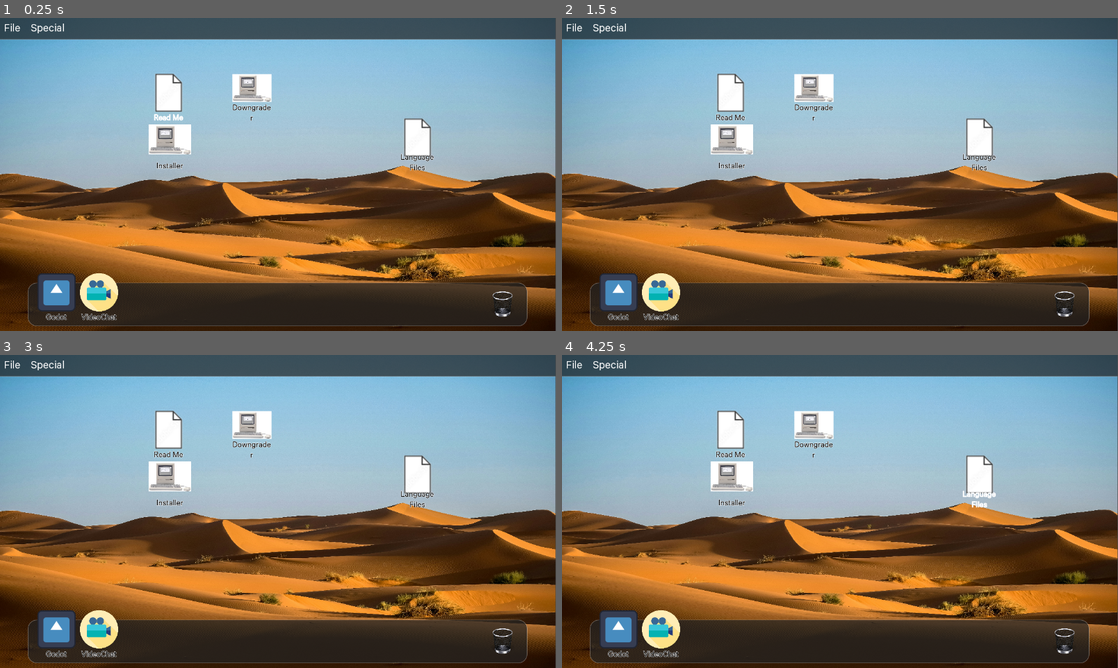
Above: before the commit, frames 1-4 (two rows, left to right).
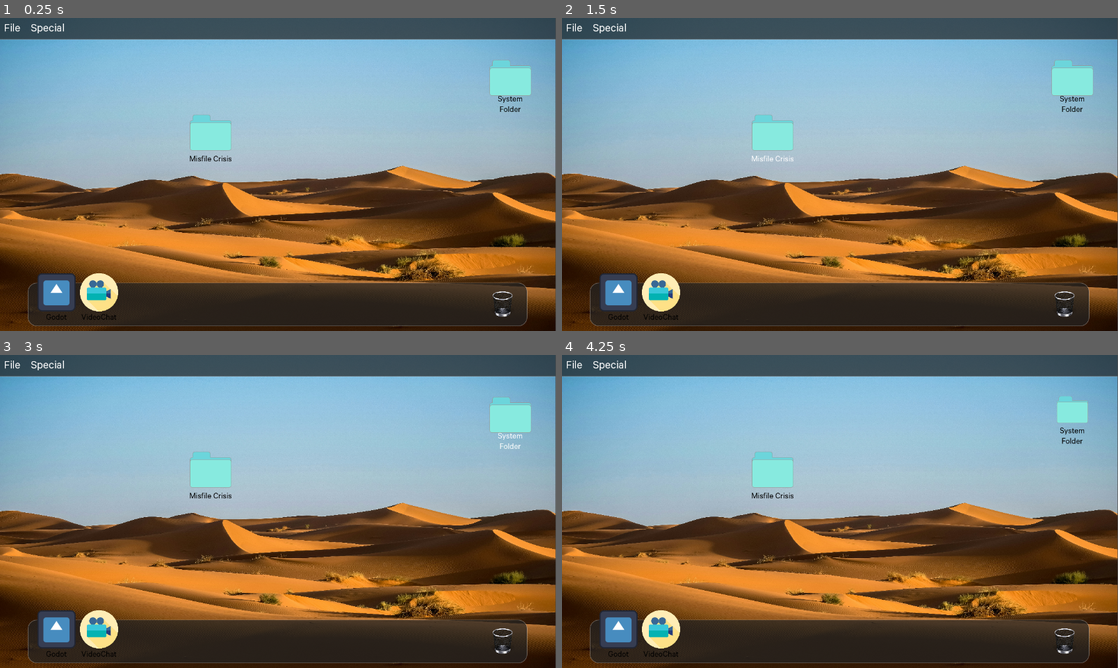
Above: after the commit, the same moments.

Repository: ee0pdt/gwj-78-erase
Game: Godot game, scene res://level/os3.tscn
Two runs of this game, one before a commit and one after it. Both use one fixed random seed, a clock stepped at 60 frames per second and the inputs below. The engine's default icon, where the game draws it, is replaced by a stand-in: a white triangle on a blue panel in a dark square.
Inputs (mouse positions are in pixels of both pictures, inside the frame that each line leads up to):
- Up to frame 1 (0.25 s): no input
- Up to frame 2 (1.5 s): click (734, 149) at 0.5 s, where only the run before the commit has a clickable "Installer"; click (773, 136) at 1.25 s, where only the run after the commit has a clickable "Misfile Crisis"
- Up to frame 3 (3 s): click (166, 436) at 2 s, where only the run before the commit has a clickable "Read Me"; click (511, 420) at 2.75 s, where only the run after the commit has a clickable "System Folder"
- Up to frame 4 (4.25 s): click (979, 480) at 3.5 s, where only the run before the commit has a clickable "Language Files"

The runs differ from the first frame. In frame 1, 4.6% of the frame differs, in the area x 8-96%, y 13-97%; in frame 2, 4.6%; in frame 3, 4.6%; in frame 4, 4.3%.

Commit message:
Better icons

Diff:
--- a/file_system_items/document/document.tscn
+++ b/file_system_items/document/document.tscn
@@ -1,18 +1,18 @@
 [gd_scene load_steps=4 format=3 uid="uid://d4c8dtd2jia1d"]
 
-[ext_resource type="Texture2D" uid="uid://c8l3nhsy06asv" path="res://assets/images/document.png" id="1_rogos"]
+[ext_resource type="Texture2D" uid="uid://g0x3khgmt5a" path="res://assets/images/Document@1x.png" id="1_43sdi"]
 [ext_resource type="Script" uid="uid://bykqjgpcn73br" path="res://file_system_items/document/document.gd" id="2_u5wlp"]
 [ext_resource type="PackedScene" uid="uid://7aid857rtjr5" path="res://file_system_items/file_system_item/file_system_item_state_machine.tscn" id="3_43sdi"]
 
 [node name="Document" type="Button"]
-offset_right = 89.0
-offset_bottom = 80.0
+offset_right = 128.0
+offset_bottom = 128.0
 text = "Document"
-icon = ExtResource("1_rogos")
+icon = ExtResource("1_43sdi")
 flat = true
 autowrap_mode = 3
 icon_alignment = 1
-vertical_icon_alignment = 2
+vertical_icon_alignment = 0
 expand_icon = true
 script = ExtResource("2_u5wlp")
 file_size = 7.5
--- a/file_system_items/folder/folder.tscn
+++ b/file_system_items/folder/folder.tscn
@@ -1,18 +1,18 @@
 [gd_scene load_steps=4 format=3 uid="uid://byxkbllcqjjr3"]
 
-[ext_resource type="Texture2D" uid="uid://bm4gjghrn4dle" path="res://assets/images/folder.png" id="1_1lged"]
+[ext_resource type="Texture2D" uid="uid://dif7ebeblbom3" path="res://assets/images/Folder@1x.png" id="1_1lged"]
 [ext_resource type="Script" uid="uid://ljkq2bkxrxdy" path="res://file_system_items/folder/folder.gd" id="2_1lged"]
 [ext_resource type="PackedScene" uid="uid://7aid857rtjr5" path="res://file_system_items/file_system_item/file_system_item_state_machine.tscn" id="3_04nrn"]
 
 [node name="Folder" type="Button"]
-offset_right = 89.0
-offset_bottom = 80.0
+offset_right = 128.0
+offset_bottom = 128.0
 text = "Folder"
 icon = ExtResource("1_1lged")
 flat = true
 autowrap_mode = 3
 icon_alignment = 1
-vertical_icon_alignment = 2
+vertical_icon_alignment = 0
 expand_icon = true
 script = ExtResource("2_1lged")
 
--- a/level/os1.tscn
+++ b/level/os1.tscn
@@ -9,10 +9,13 @@
 [ext_resource type="PackedScene" uid="uid://dmf3a1es3sgi4" path="res://file_system_items/application/application.tscn" id="5_euys8"]
 [ext_resource type="PackedScene" uid="uid://dpf8vobr127ok" path="res://info_window/info_window.tscn" id="6_1b1c6"]
 [ext_resource type="PackedScene" uid="uid://wyj22wjeccw6" path="res://empty_trash_dialog/empty_trash_dialog.tscn" id="7_0vag3"]
+[ext_resource type="Texture2D" uid="uid://dtr4u0h4ytgqk" path="res://assets/images/DocumentOS1@0.25x.png" id="7_2cq1c"]
 [ext_resource type="PackedScene" uid="uid://byxkbllcqjjr3" path="res://file_system_items/folder/folder.tscn" id="8_euys8"]
 [ext_resource type="Script" uid="uid://30qghlfcc1sv" path="res://fsm/state_machine.gd" id="8_k2s33"]
+[ext_resource type="Texture2D" uid="uid://dwnqrplu0wwo8" path="res://assets/images/FolderOS1@0.25x.png" id="9_3bxrh"]
 [ext_resource type="Script" uid="uid://0mcjqa8ciue7" path="res://level/states/asleep.gd" id="9_8yfpd"]
 [ext_resource type="PackedScene" uid="uid://jr15xa6g2paw" path="res://menu_bar/menu_bar.tscn" id="9_jb3nm"]
+[ext_resource type="Texture2D" uid="uid://cv6u3jwv8aapl" path="res://assets/images/GodotOS1@0.25x.png" id="9_nl656"]
 [ext_resource type="AudioStream" uid="uid://pvya3ndgshk5" path="res://assets/audio/music/music_lofi_loop.ogg" id="14_1b1c6"]
 [ext_resource type="AudioStream" uid="uid://dy6lng8qxlkt7" path="res://assets/audio/sfx/sfx_emptyTrash_lofi.wav" id="14_ksk6k"]
 [ext_resource type="AudioStream" uid="uid://caesi6x3j5l2" path="res://assets/audio/sfx/sfx_throwaway_lofi.wav" id="15_3bxrh"]
@@ -81,6 +84,7 @@
 offset_bottom = 706.0
 grow_horizontal = 0
 grow_vertical = 2
+hover_icon_file = "uid://feithyqiyd3"
 screen = NodePath("")
 
 [node name="Document" parent="Desktop" instance=ExtResource("4_7hnyc")]
@@ -89,6 +93,7 @@
 offset_top = 169.0
 offset_right = 822.0
 offset_bottom = 297.0
+icon = ExtResource("7_2cq1c")
 infected = true
 
 [node name="Application" parent="Desktop" instance=ExtResource("5_euys8")]
@@ -97,13 +102,17 @@
 offset_top = 121.0
 offset_right = 1113.0
 offset_bottom = 249.0
+icon = ExtResource("9_nl656")
+vertical_icon_alignment = 0
 
 [node name="Folder" parent="Desktop" instance=ExtResource("8_euys8")]
 layout_mode = 0
-offset_left = 371.0
-offset_top = 415.0
-offset_right = 491.0
-offset_bottom = 535.0
+offset_left = 335.0
+offset_top = 180.0
+offset_right = 463.0
+offset_bottom = 300.0
+text = "Misfire Crisis"
+icon = ExtResource("9_3bxrh")
 
 [node name="Document" parent="Desktop/Folder/Window/PanelContainer" index="0" instance=ExtResource("4_7hnyc")]
 layout_mode = 0
--- a/level/os3.tscn
+++ b/level/os3.tscn
@@ -16,7 +16,10 @@
 [ext_resource type="Script" uid="uid://0mcjqa8ciue7" path="res://level/states/asleep.gd" id="9_6jmfi"]
 [ext_resource type="Texture2D" uid="uid://cjast7ach5qcn" path="res://assets/images/video-camera-technology.svg" id="9_ab8w2"]
 [ext_resource type="PackedScene" uid="uid://dthypb60ncs4k" path="res://file_system_items/downgrader/downgrader.tscn" id="12_6jmfi"]
+[ext_resource type="Texture2D" uid="uid://bpa87pe2vyeov" path="res://assets/images/Downgrader@1x.png" id="13_vf410"]
+[ext_resource type="PackedScene" uid="uid://byxkbllcqjjr3" path="res://file_system_items/folder/folder.tscn" id="14_07nky"]
 [ext_resource type="PackedScene" uid="uid://cwrx8tafveswp" path="res://install_window/install_window.tscn" id="14_a4knm"]
+[ext_resource type="Texture2D" uid="uid://bfqj78u42ab5s" path="res://assets/images/Installer@1x.png" id="15_n4dsa"]
 [ext_resource type="AudioStream" uid="uid://dbwjphmrgajy7" path="res://assets/audio/sfx/sfx_emptyTrash_hifi.wav" id="17_xvixd"]
 [ext_resource type="AudioStream" uid="uid://duw4vj2ewo514" path="res://assets/audio/sfx/sfx_throwaway_hifi.wav" id="18_kquc8"]
 [ext_resource type="AudioStream" uid="uid://bpk1ogos1hdri" path="res://assets/audio/music/music_hifi_loop.ogg" id="18_n8232"]
@@ -77,15 +80,6 @@
 theme_override_styles/panel = SubResource("StyleBoxTexture_aen5n")
 script = ExtResource("3_abgi6")
 
-[node name="Installer" parent="Desktop" instance=ExtResource("5_t67gl")]
-layout_mode = 0
-offset_left = 328.0
-offset_top = 241.0
-offset_right = 456.0
-offset_bottom = 369.0
-text = "Installer"
-file_size = 1.5
-
 [node name="MenuBackground" type="Panel" parent="Desktop"]
 custom_minimum_size = Vector2(0, 50)
 layout_mode = 2
@@ -136,39 +130,207 @@
 icon = ExtResource("9_ab8w2")
 file_size = 2.5
 
-[node name="ReadMe" parent="Desktop" instance=ExtResource("4_fjy5s")]
-layout_mode = 0
-offset_left = 325.0
-offset_top = 124.0
-offset_right = 453.0
-offset_bottom = 244.0
-text = "Read Me"
-file_size = 0.01
-
-[node name="LanguageFiles" parent="Desktop" instance=ExtResource("4_fjy5s")]
-layout_mode = 0
-offset_left = 898.0
-offset_top = 227.0
-offset_right = 1026.0
-offset_bottom = 347.0
-text = "Language Files"
-file_size = 0.01
-
 [node name="MenuBar" parent="Desktop" instance=ExtResource("6_aen5n")]
 unique_name_in_owner = true
 layout_mode = 0
 offset_right = 160.0
 offset_bottom = 42.0
 
-[node name="Installer2" parent="Desktop" instance=ExtResource("12_6jmfi")]
-layout_mode = 0
-offset_left = 521.0
-offset_top = 125.0
-offset_right = 641.0
-offset_bottom = 245.0
+[node name="MisfileCrisisFolder" parent="Desktop" instance=ExtResource("14_07nky")]
+layout_mode = 0
+offset_left = 422.0
+offset_top = 211.0
+offset_right = 550.0
+offset_bottom = 339.0
+text = "Misfile Crisis"
+
+[node name="ReadMe" parent="Desktop/MisfileCrisisFolder/Window/PanelContainer" index="0" instance=ExtResource("4_fjy5s")]
+layout_mode = 0
+offset_left = 159.0
+offset_top = 9.0
+offset_right = 287.0
+offset_bottom = 129.0
+text = "Read Me"
+file_contents = "[center]Instructions[/center]
+
+Before you can install Misfile Crisis you need to downgrade your OS.
+
+Run the Downgrader and follow the instructions.
+
+Then run the Installer."
+file_size = 0.01
+
+[node name="DownGrader" parent="Desktop/MisfileCrisisFolder/Window/PanelContainer" index="1" instance=ExtResource("12_6jmfi")]
+layout_mode = 0
+offset_left = 6.0
+offset_top = 140.0
+offset_right = 126.0
+offset_bottom = 260.0
 text = "Downgrader"
+icon = ExtResource("13_vf410")
+autowrap_mode = 3
 file_size = 1.2
 system_file = true
+
+[node name="Installer" parent="Desktop/MisfileCrisisFolder/Window/PanelContainer" index="2" instance=ExtResource("5_t67gl")]
+layout_mode = 0
+offset_right = 128.0
+offset_bottom = 128.0
+text = "Install Misfile Crisis"
+icon = ExtResource("15_n4dsa")
+autowrap_mode = 2
+file_size = 1.5
+
+[node name="SystemFolder" parent="Desktop" instance=ExtResource("14_07nky")]
+layout_mode = 0
+offset_left = 1112.0
+offset_top = 85.0
+offset_right = 1240.0
+offset_bottom = 213.0
+text = "System Folder"
+system_file = true
+
+[node name="LanguageFiles" parent="Desktop/SystemFolder/Window/PanelContainer" index="0" instance=ExtResource("4_fjy5s")]
+layout_mode = 0
+offset_bottom = 120.0
+text = "Language Files"
+file_contents = "Afrikaans	af
+Albanian	sq
+Arabic (Algeria)	ar-dz
+Arabic (Bahrain)	ar-bh
+Arabic (Egypt)	ar-eg
+Arabic (Iraq)	ar-iq
+Arabic (Jordan)	ar-jo
+Arabic (Kuwait)	ar-kw
+Arabic (Lebanon)	ar-lb
+Arabic (Libya)	ar-ly
+Arabic (Morocco)	ar-ma
+Arabic (Oman)	ar-om
+Arabic (Qatar)	ar-qa
+Arabic (Saudi Arabia)	ar-sa
+Arabic (Syria)	ar-sy
+Arabic (Tunisia)	ar-tn
+Arabic (U.A.E.)	ar-ae
+Arabic (Yemen)	ar-ye
+Basque	eu
+Belarusian	be
+Bulgarian	bg
+Catalan	ca
+Chinese (Hong Kong)	zh-hk
+Chinese (PRC)	zh-cn
+Chinese (Singapore)	zh-sg
+Chinese (Taiwan)	zh-tw
+Croatian	hr
+Czech	cs
+Danish	da
+Dutch (Belgium)	nl-be
+Dutch (Standard)	nl
+English	en
+English (Australia)	en-au
+English (Belize)	en-bz
+English (Canada)	en-ca
+English (Ireland)	en-ie
+English (Jamaica)	en-jm
+English (New Zealand)	en-nz
+English (South Africa)	en-za
+English (Trinidad)	en-tt
+English (United Kingdom)	en-gb
+English (United States)	en-us
+Estonian	et
+Faeroese	fo
+Farsi	fa
+Finnish	fi
+French (Belgium)	fr-be
+French (Canada)	fr-ca
+French (Luxembourg)	fr-lu
+French (Standard)	fr
+French (Switzerland)	fr-ch
+Gaelic (Scotland)	gd
+German (Austria)	de-at
+German (Liechtenstein)	de-li
+German (Luxembourg)	de-lu
+German (Standard)	de
+German (Switzerland)	de-ch
+Greek	el
+Hebrew	he
+Hindi	hi
+Hungarian	hu
+Icelandic	is
+Indonesian	id
+Irish	ga
+Italian (Standard)	it
+Italian (Switzerland)	it-ch
+Japanese	ja
+Korean	ko
+Korean (Johab)	ko
+Kurdish	ku
+Latvian	lv
+Lithuanian	lt
+Macedonian (FYROM)	mk
+Malayalam	ml
+Malaysian	ms
+Maltese	mt
+Norwegian	no
+Norwegian (Bokmål)	nb
+Norwegian (Nynorsk)	nn
+Polish	pl
+Portuguese (Brazil)	pt-br
+Portuguese (Portugal)	pt
+Punjabi	pa
+Rhaeto-Romanic	rm
+Romanian	ro
+Romanian (Republic of Moldova)	ro-md
+Russian	ru
+Russian (Republic of Moldova)	ru-md
+Serbian	sr
+Slovak	sk
+Slovenian	sl
+Sorbian	sb
+Spanish (Argentina)	es-ar
+Spanish (Bolivia)	es-bo
+Spanish (Chile)	es-cl
+Spanish (Colombia)	es-co
+Spanish (Costa Rica)	es-cr
+Spanish (Dominican Republic)	es-do
+Spanish (Ecuador)	es-ec
+Spanish (El Salvador)	es-sv
+Spanish (Guatemala)	es-gt
+Spanish (Honduras)	es-hn
+Spanish (Mexico)	es-mx
+Spanish (Nicaragua)	es-ni
+Spanish (Panama)	es-pa
+Spanish (Paraguay)	es-py
+Spanish (Peru)	es-pe
+Spanish (Puerto Rico)	es-pr
+Spanish (Spain)	es
+Spanish (Uruguay)	es-uy
+Spanish (Venezuela)	es-ve
+Swedish	sv
+Swedish (Finland)	sv-fi
+Thai	th
+Tsonga	ts
+Tswana	tn
+Turkish	tr
+Ukrainian	uk
+Urdu	ur
+Venda	ve
+Vietnamese	vi
+Welsh	cy
+Xhosa	xh
+Yiddish	ji
+Zulu	zu"
+file_size = 0.01
+
+[node name="PrinterDrivers" parent="Desktop/SystemFolder/Window/PanelContainer" index="1" instance=ExtResource("4_fjy5s")]
+layout_mode = 0
+offset_left = 117.0
+offset_top = 2.0
+offset_right = 245.0
+offset_bottom = 122.0
+text = "Printer Drivers"
+file_contents = "Printer Drivers
+"
+file_size = 1.2
 
 [node name="InfoWindow" parent="." instance=ExtResource("6_a4knm")]
 unique_name_in_owner = true
@@ -222,4 +384,6 @@
 [connection signal="confirmed" from="EmptyTrashDialog" to="." method="_confirm_empty_trash"]
 [connection signal="close_requested" from="InstallWindow" to="." method="_handle_close_installer"]
 
+[editable path="Desktop/MisfileCrisisFolder"]
+[editable path="Desktop/SystemFolder"]
 [editable path="EmptyTrashDialog"]
--- a/themes/os3.tres
+++ b/themes/os3.tres
@@ -158,7 +158,6 @@
 Button/colors/font_hover_pressed_color = Color(1, 1, 1, 1)
 Button/colors/font_outline_color = Color(1, 1, 1, 1)
 Button/colors/font_pressed_color = Color(0, 0, 0, 1)
-Button/constants/outline_size = 3
 Button/font_sizes/font_size = 20
 Button/styles/disabled = null
 Button/styles/focus = SubResource("StyleBoxEmpty_24pj0")
Binary file added: assets/images/Document@1x.png
Not shown, added: assets/images/Document@1x.png.import
Binary file added: assets/images/DocumentOS1@0.25x.png
Not shown, added: assets/images/DocumentOS1@0.25x.png.import
Binary file added: assets/images/DocumentSelected@1x.png
Not shown, added: assets/images/DocumentSelected@1x.png.import
Binary file added: assets/images/Downgrader@1x.png
Not shown, added: assets/images/Downgrader@1x.png.import
Binary file added: assets/images/Folder@1x.png
Not shown, added: assets/images/Folder@1x.png.import
Binary file added: assets/images/FolderOS1@0.25x.png
Not shown, added: assets/images/FolderOS1@0.25x.png.import
(and 10 more such lines)
